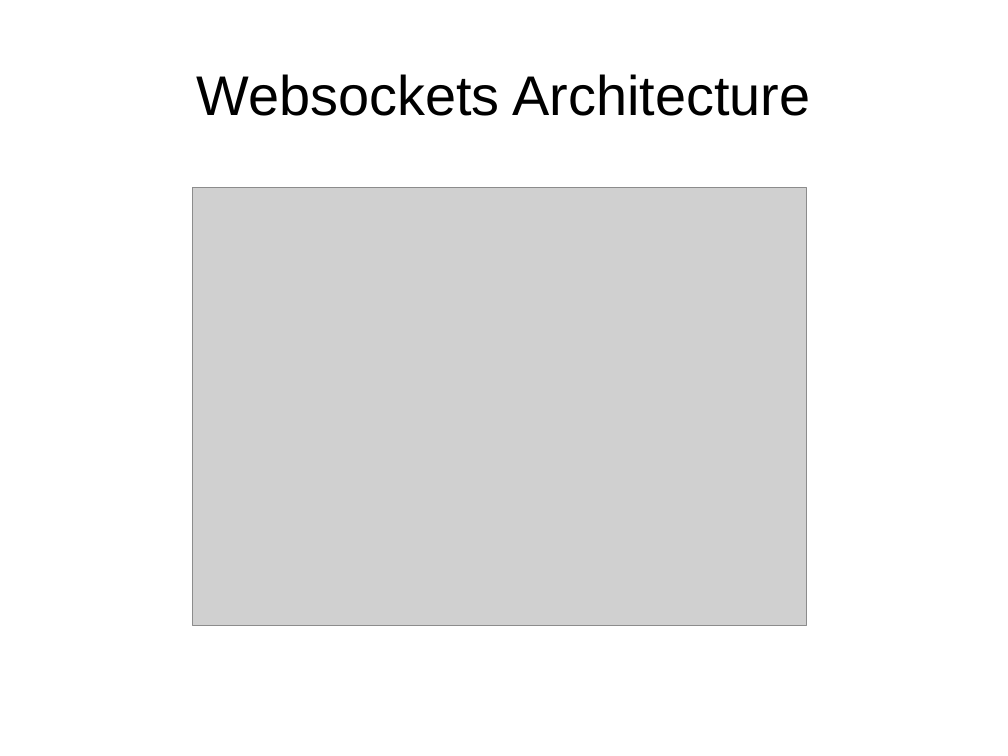
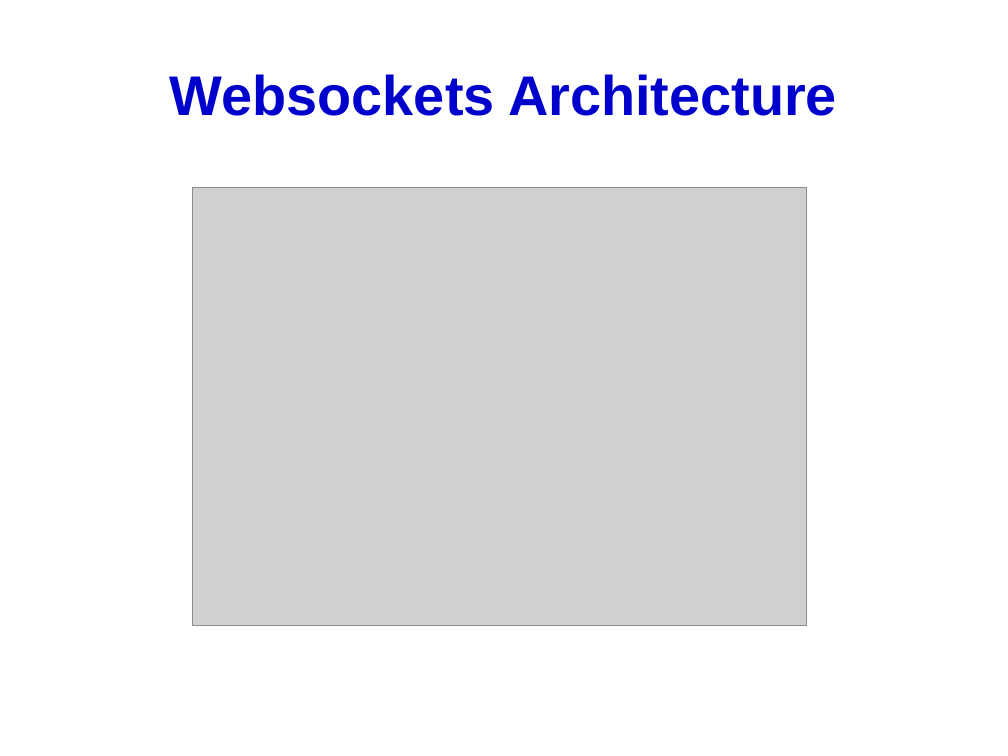
Before and after one commit to richardjohns/socketclienttest, a slide deck: slide 2 of Presentation.odp. Drawn at 1008x756 pixels with LibreOffice and Linux fonts; fonts in the diff are those of the drawing; grey boxes stand for pictures. Boxes give left, top, right and bottom in pixels: in the first picture for what was removed or moved away, otherwise in the second. Text is boxed around its words. In the diff, an @@ line names an element or a change of style, - is before the commit and + after.

```diff
--- a/Presentation.odp
+++ b/Presentation.odp
@@ title "Websockets Architecture" at box(170, 74, 837, 116): text colour #000000 to #0000CC, bold on @@
```
Also in this commit, not shown: 6 other slides changed, 6 slides added, 16 other files.
